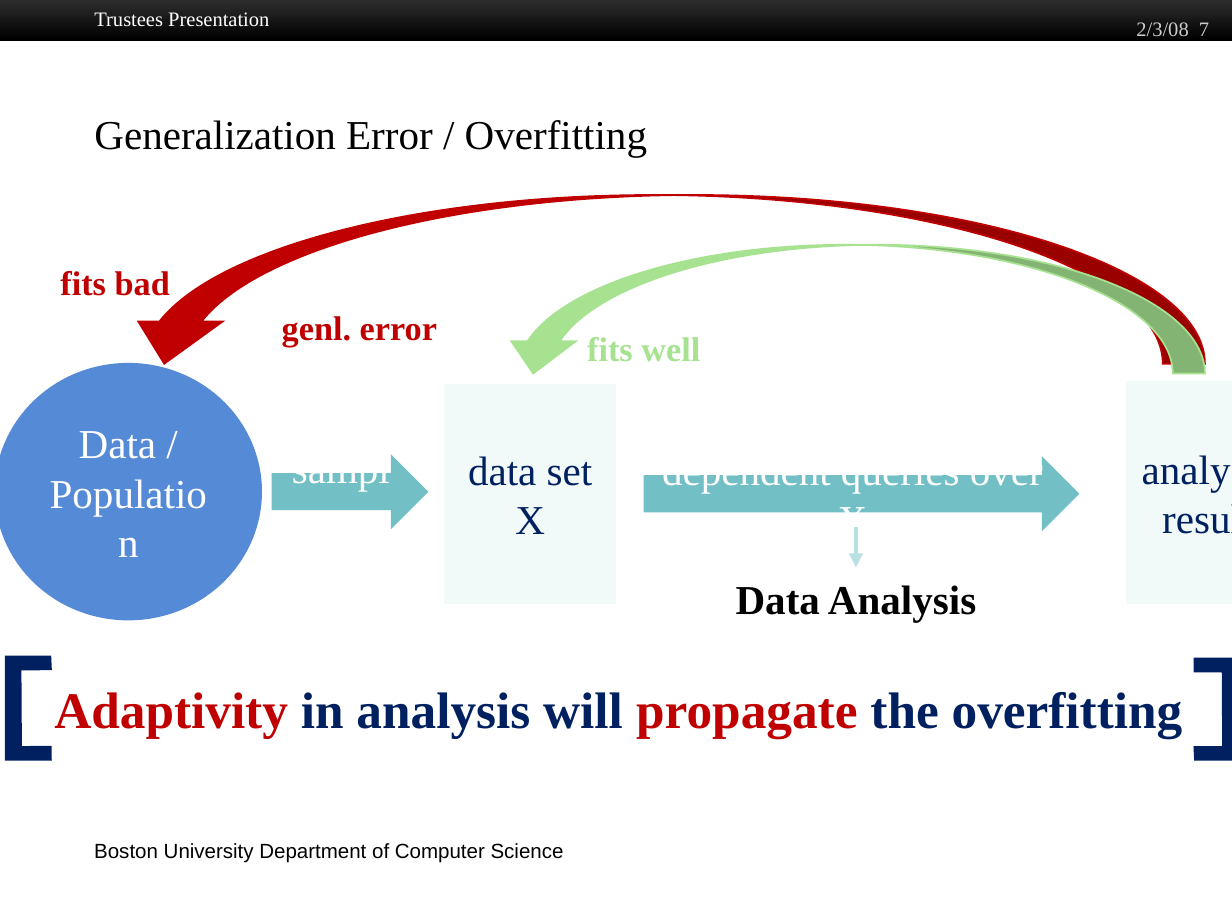
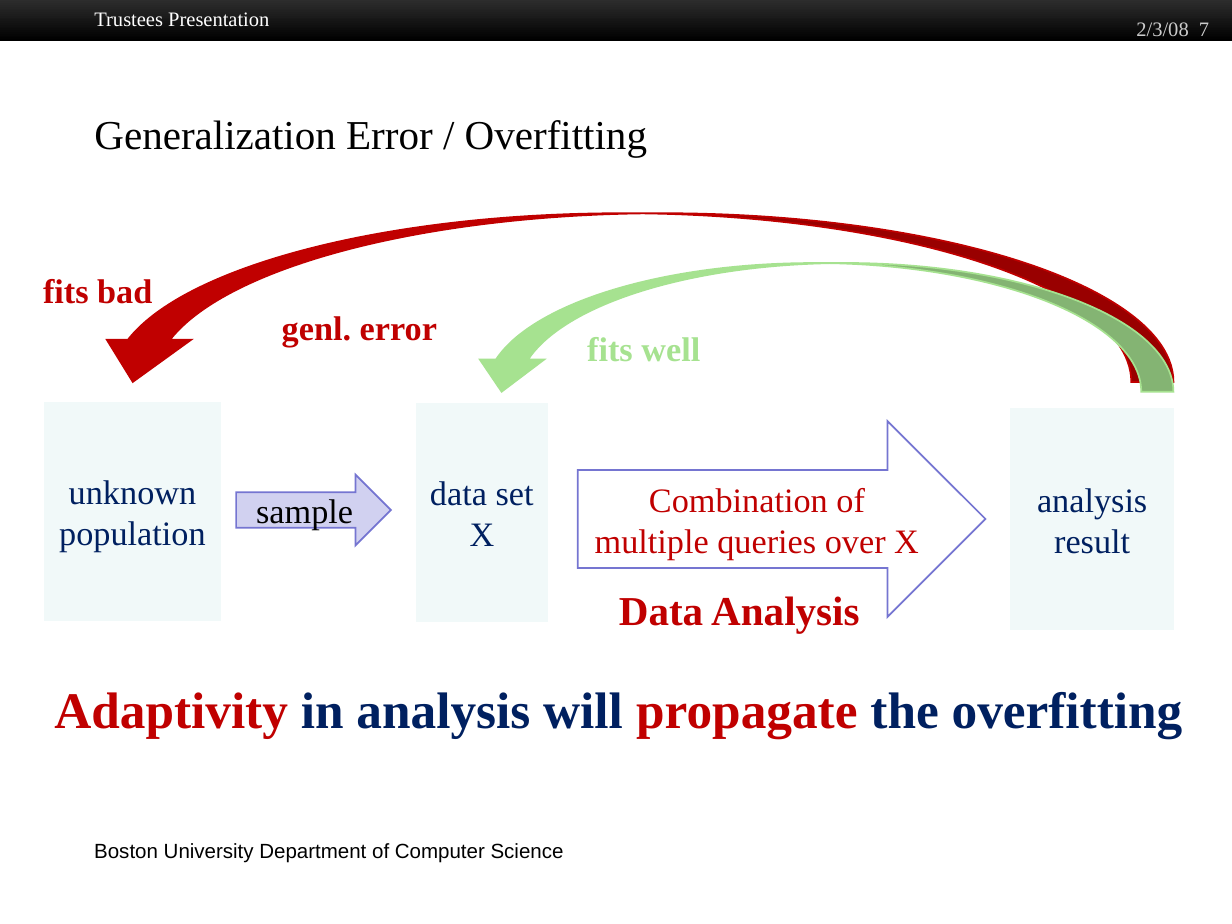
Before and after one commit to jiawenliu/PhD, a slide deck: slide 7 of CS/Prospectus/Slides/Jiawen Liu.pptx. Drawn at 1232x924 pixels with LibreOffice and Linux fonts; fonts in the diff are those of the drawing; background and template pictures are left out. Boxes give left, top, right and bottom in pixels: in the first picture for what was removed or moved away, otherwise in the second. Text is boxed around its words. In the diff, an @@ line names an element or a change of style, - is before the commit and + after.

```diff
--- a/CS/Prospectus/Slides/Jiawen Liu.pptx
+++ b/CS/Prospectus/Slides/Jiawen Liu.pptx
@@ curved up arrow moved from (x1=122, y1=195, x2=1205, y2=363) to (x1=91, y1=213, x2=1174, y2=382) @@
@@ text "fits bad" moved from (x1=60, y1=271, x2=170, y2=296) to (x1=43, y1=279, x2=152, y2=304) @@
@@ curved up arrow moved from (x1=501, y1=245, x2=1205, y2=373) to (x1=469, y1=264, x2=1173, y2=392) @@
@@ ellipse removed at (x1=0, y1=363, x2=261, y2=620) @@
-Data / Population
@@ rectangle added at (x1=46, y1=403, x2=221, y2=621), fill #F1F9F9, outline #F1F9F9 1 pt, 20 pt, text #002060 @@
+unknown population
@@ rectangle "data set" resized from (x1=445, y1=384, x2=615, y2=602) to (x1=418, y1=404, x2=547, y2=622) @@
@@ rectangle "data set" at (x1=418, y1=404, x2=547, y2=622): size 24 to 20 pt @@
@@ rectangle "analysis result" at (x1=1011, y1=409, x2=1174, y2=630): size 24 to 20 pt @@
@@ rectangle "analysis result" resized from (x1=1126, y1=382, x2=1232, y2=602) to (x1=1011, y1=409, x2=1174, y2=630) @@
@@ right arrow "Combination of multiple queries over ..." resized from (x1=644, y1=458, x2=1078, y2=530) to (x1=578, y1=421, x2=986, y2=617) @@
@@ right arrow "Combination of multiple queries over ..." at (x1=578, y1=421, x2=986, y2=617): fill #72BFC5 to #FFFFFF; outline #72BFC5 1 pt to #7575D1 1 pt @@
@@ right arrow "sample" moved from (x1=272, y1=456, x2=428, y2=527) to (x1=237, y1=474, x2=392, y2=546) @@
@@ right arrow "sample" at (x1=237, y1=474, x2=392, y2=546): size 24 to 20 pt, text colour #FFFFFF to #000000; fill #72BFC5 to #D1D1F0; outline #72BFC5 1 pt to #7575D1 1 pt @@
@@ text in right arrow at (x1=595, y1=488, x2=919, y2=560): text changed; size 24 to 20 pt; text colour #FFFFFF to #C00000 @@
-dependent queries over X
+Combination of multiple queries over X
@@ arrow removed from (856, 527) to (856, 568) @@
@@ text "Data Analysis" moved from (x1=736, y1=585, x2=976, y2=622) to (x1=619, y1=596, x2=859, y2=633) @@
@@ text "Data Analysis" at (x1=619, y1=596, x2=859, y2=633): text colour #000000 to #C00000 @@
@@ freeform shape removed at (x1=10, y1=660, x2=47, y2=755) @@
@@ freeform shape removed at (x1=1199, y1=663, x2=1232, y2=755) @@
```
Also in this commit, not shown: 6 other slides changed, 17 other files.
